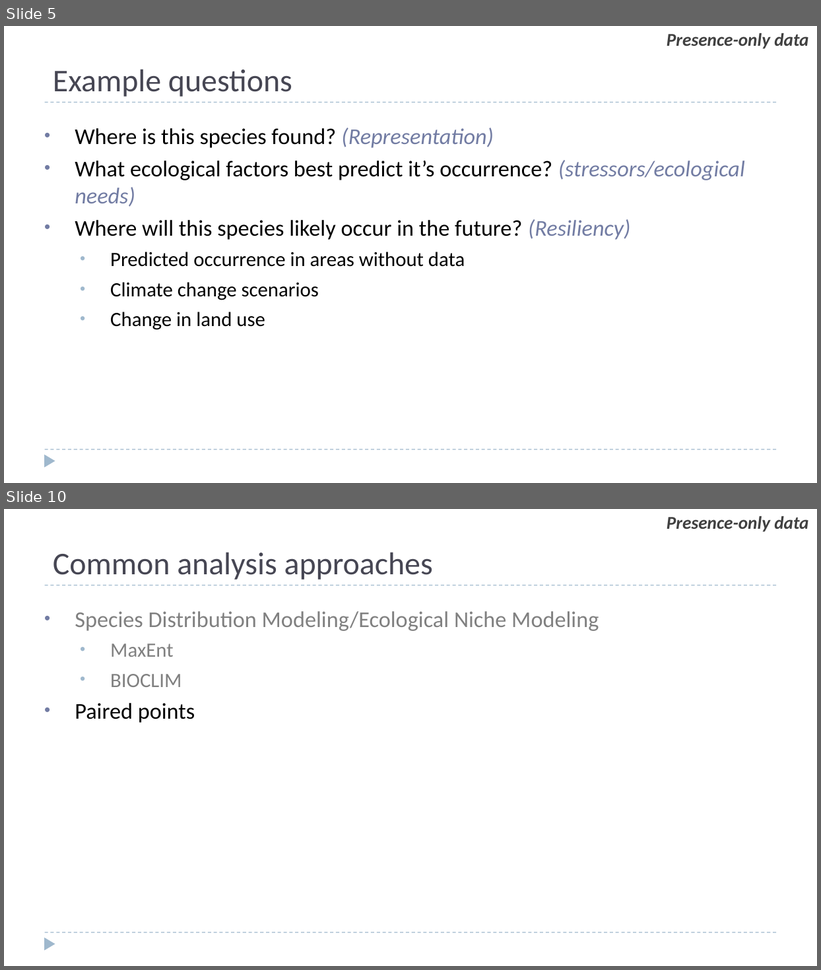
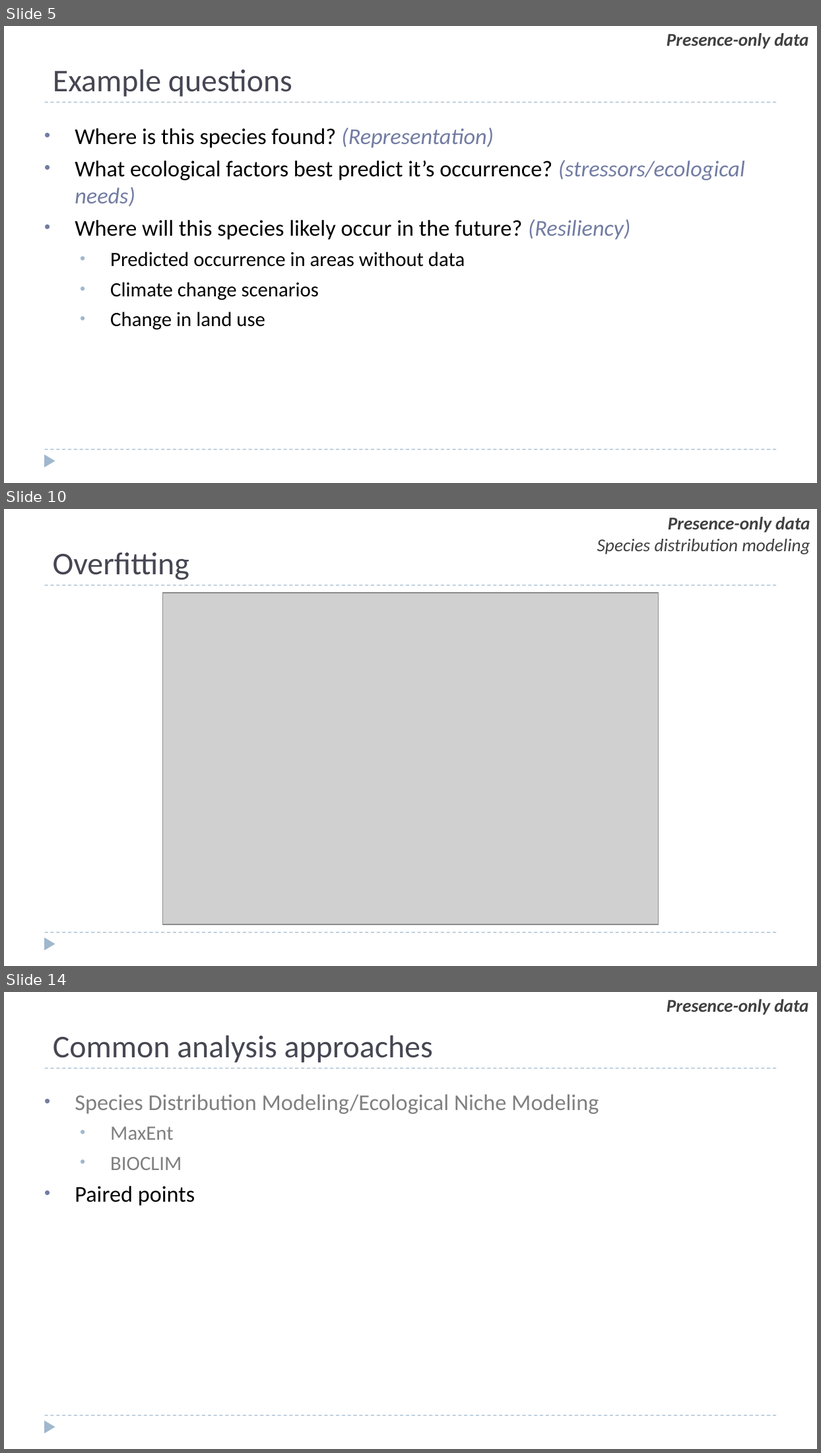
Before and after one commit to ssa200/ssa200.github.io, a slide deck: static/lectures/03_occ-data.pptx. Shown one above the other, each under a label of ours: slides 5 and 10 before the commit, slides 5, 10 and 14 after it; the slides between them are not shown. The pictures are 821x970 and 821x1453 pixels, drawn with LibreOffice and Linux fonts; fonts in the diff are those of the drawing; grey boxes stand for pictures; background and template pictures are left out. Boxes give left, top, right and bottom in pixels: in the first picture for what was removed or moved away, otherwise in the second. Text is boxed around its words. In the diff, an @@ line names an element or a change of style, - is before the commit and + after.

```diff
--- a/static/lectures/03_occ-data.pptx
+++ b/static/lectures/03_occ-data.pptx
@@ slide 10 added at (4, 509, 817, 966), background #FFFFFF; not listed: 3 template elements that a slide beside it also shows @@
@@ text added at (597, 517, 810, 555), 16 pt, text #404040, italic @@
+Presence-only data
+Species distribution modeling
@@ title added at (53, 553, 189, 580), 28 pt, text #464653 @@
+Overfitting
@@ picture added at (162, 593, 659, 925) @@
@@ what was slide 10 is now slide 14 @@
```
Also in this commit, not shown: 4 slides changed, 4 other slides added, 3 slides removed, 9 other files.
